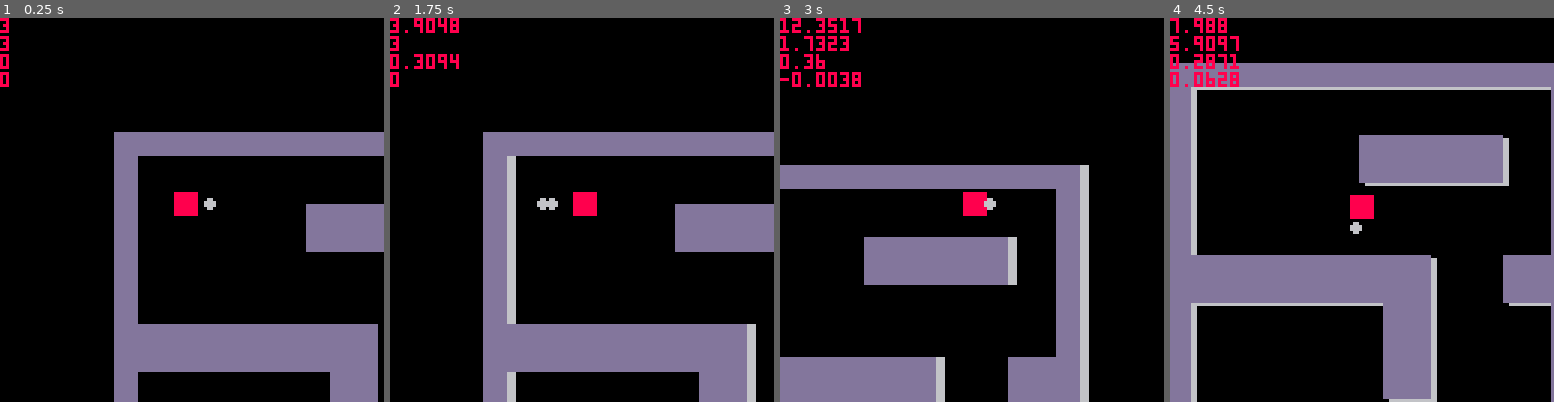
Above: before the commit, frames 1-4 (left to right).
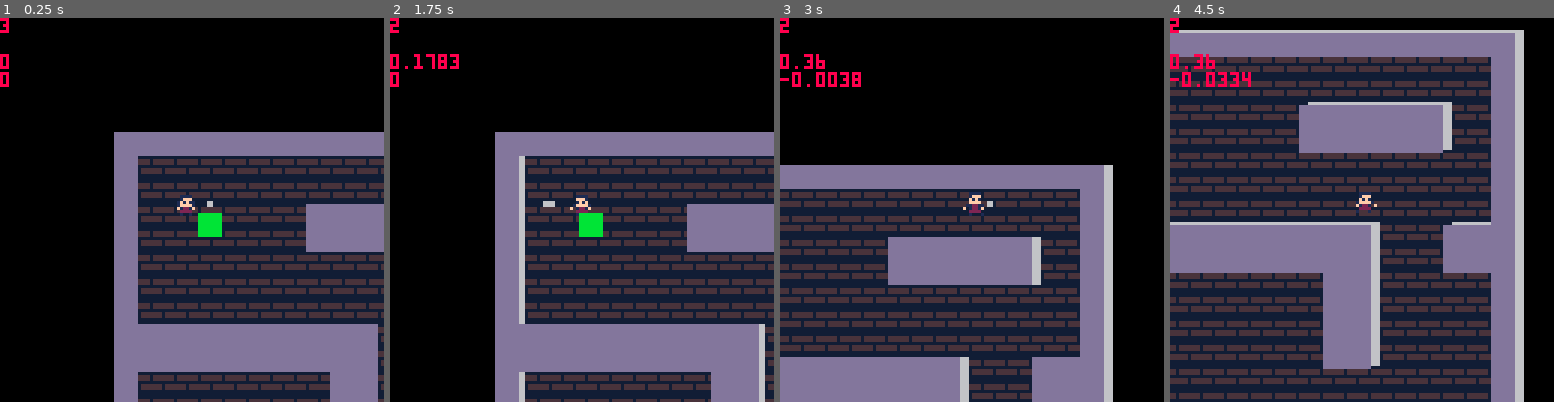
Above: after the commit, the same moments.

Repository: TripleADC/ZombiePico8
Game: PICO-8 cartridge zom8.p8
Two runs of this game, one before a commit and one after it. Both use one fixed random seed, a clock stepped at 60 frames per second and the inputs below.
Inputs:
- Up to frame 1 (0.25 s): no input
- Up to frame 2 (1.75 s): tap X (X key) at 0.33, 1.07 s; tap O (Z key) at 0.7, 1.7 s; hold Right from 1.6 s (still down)
- Up to frame 3 (3 s): tap X (X key) at 1.85, 2.97 s; release Right at 2.1 s; tap O (Z key) at 2.1, 2.5, 2.9 s; hold Up 2.15-2.42 s; hold Right from 2.47 s (still down)
- Up to frame 4 (4.5 s): release Right at 3.03 s; hold Left 3.08-3.58 s; tap O (Z key) at 3.3, 3.7, 4.1 s; hold Down 3.63-3.97 s; hold Right from 4.02 s (still down); tap X (X key) at 4.08 s

The runs differ from the first frame. In frame 1, 30% of the frame differs, in the area x 0-100%, y 4-100%; in frame 2, 36%; in frame 3, 39%; in frame 4, 85%, in the area x 0-100%, y 0-100%.

Commit message:
Added sprite animation for player
- Added secret pico8 colour palette

Diff:
--- a/zom8.p8
+++ b/zom8.p8
@@ -15,7 +15,7 @@
 
     --enemies init
     zombies={}
-    -- make_zombie(4,4)
+    make_zombie(4,4)
 
     --map init
     m=make_map()
@@ -29,6 +29,9 @@
 function _draw()
 
     cls()
+
+    pal(10, 1+128, 1)
+    pal(12, 5+128, 1)
 
 	map(0,0)
 
@@ -52,8 +55,9 @@
     end
 
     --debug
-	print(p.x,p.x*8-62,p.y*8-62,8)
-	print(p.y,p.x*8-62,p.y*8-56,8)
+    print(p.health,p.x*8-62,p.y*8-62,8)
+	-- print(p.x,p.x*8-62,p.y*8-62,8)
+	-- print(p.y,p.x*8-62,p.y*8-56,8)
 	print(p.dx,p.x*8-62,p.y*8-50,8)
 	print(p.dy,p.x*8-62,p.y*8-44,8)
 end
@@ -70,9 +74,19 @@
 
     --zombie
 	for zombie in all(zombies) do
+        -- player collide
         enemy_collide(p, zombie)
+
+        -- projectile collide
+        for projectile in all(proj) do
+            projectile_collide(zombie, projectile)
+        end
+
+        -- actions
         zombie:getPath()
 		zombie:control()
+
+
 	end
 
     for projectile in all(proj) do
@@ -87,7 +101,6 @@
     -- units are in tiles, where each tile is 8x8 pixels
     pl={
         -- fields
-        sp=1,
         x=x,
         y=y,
         w=0.45,
@@ -98,8 +111,14 @@
         max_dy=0.4,
         accel=0.1,
 
+        health = 3,
+
         invincible=false,
         invincible_frames=30,
+
+        sp=17,
+        sp_frames=0,
+        sp_flip=false,
 
         facing=1,
 
@@ -126,14 +145,14 @@
             end
 
             if btnp(🅾️) then
-                if p.facing == 1 then -- right
-                    make_projectile(p, 1, 0)
-                elseif p.facing == 2 then -- down
-                    make_projectile(p, 0, 1)
-                elseif p.facing == 3 then -- left
-                    make_projectile(p, -1, 0)
+                if self.facing == 1 then -- right
+                    make_projectile(self, 1, 0)
+                elseif self.facing == 2 then -- down
+                    make_projectile(self, 0, 1)
+                elseif self.facing == 3 then -- left
+                    make_projectile(self, -1, 0)
                 else -- up
-                    make_projectile(p, 0, -1)
+                    make_projectile(self, 0, -1)
                 end
             end
 
@@ -144,7 +163,50 @@
 
         draw=function(self)
             -- drawing self sprite
-            spr(self.sp,(self.x*8)-4,(self.y*8)-4)
+            self.sp_frames+=1
+            if(self.sp_frames == 30) then
+                self.sp_frames = 0
+            end
+
+            -- facing up or down
+            if(abs(self.dx) < 0.1 and abs(self.dy) < 0.1) then
+                if (self.sp_frames >= 15) then
+                    if(self.facing == 4) then
+                        self.sp = 22
+                    else
+                        self.sp = 18
+                    end
+                elseif (self.sp_frames >= 0) then
+                    if(self.facing == 4) then
+                        self.sp = 21
+                    else
+                        self.sp = 17
+                    end
+                end
+            else
+                if (self.sp_frames >= 15) then
+                    if(self.facing == 4) then
+                        self.sp = 24
+                    else
+                        self.sp = 20
+                    end
+                elseif (self.sp_frames >= 0) then
+                    if(self.facing == 4) then
+                        self.sp = 23
+                    else
+                        self.sp = 19
+                    end
+                end
+            end
+
+            -- facing left or right
+            if(self.facing == 3 or (self.dx < 0 and self.facing == 4)) then
+                self.sp_flip = true
+            else
+                self.sp_flip = false
+            end
+
+            spr(self.sp,(self.x*8)-4,(self.y*8)-4, 1, 1, self.sp_flip)
         end,
 
         update=function(self)
@@ -284,8 +346,8 @@
 		sp=49,
 		x=p.x,
 		y=p.y,
-		w=0.45,
-		h=0.45,
+		w=0.25,
+		h=0.25,
 		dx=pdx,
 		dy=pdy,
 
@@ -451,6 +513,7 @@
 function enemy_collide(p, z)
     if not p.invincible and detect_collide(p, z, 0.5) then
         p.invincible = true
+        p.health -= 1
 
         -- both going same direction, repel one
         local a = (p.dx > 0 and z.dx > 0) or (p.dx < 0 and z.dx < 0)
@@ -468,6 +531,13 @@
                 z.dy=0
             end
         end
+    end
+end
+
+function projectile_collide(z, p)
+    if detect_collide(p, z, 0.5) then
+        del(zombies, z)
+        del(proj, p)
     end
 end
 
@@ -545,25 +615,24 @@
 
 
 
-
 __gff__
 0000010001000000000000000000000000000000000000000000000000000000000000000000000000000000000000000000000000000000000000000000000000000000000000000000000000000000000000000000000000000000000000000000000000000000000000000000000000000000000000000000000000000000
 0000000000000000000000000000000000000000000000000000000000000000000000000000000000000000000000000000000000000000000000000000000000000000000000000000000000000000000000000000000000000000000000000000000000000000000000000000000000000000000000000000000000000000
 __map__
 0202020202020202020202020202020202000000000000000000000000000000000000000000000000000000000000000000000000000000000000000000000000000000000000000000000000000000000000000000000000000000000000000000000000000000000000000000000000000000000000000000000000000000
-0200000000000000000000000000000002000000000000000000000000000000000000000000000000000000000000000000000000000000000000000000000000000000000000000000000000000000000000000000000000000000000000000000000000000000000000000000000000000000000000000000000000000000
-0200000000000000000000000000000002000000000000000000000000000000000000000000000000000000000000000000000000000000000000000000000000000000000000000000000000000000000000000000000000000000000000000000000000000000000000000000000000000000000000000000000000000000
-0200000000000000020202020202000002000000000000000000000000000000000000000000000000000000000000000000000000000000000000000000000000000000000000000000000000000000000000000000000000000000000000000000000000000000000000000000000000000000000000000000000000000000
-0200000000000000020202020202000002000000000000000000000000000000000000000000000000000000000000000000000000000000000000000000000000000000000000000000000000000000000000000000000000000000000000000000000000000000000000000000000000000000000000000000000000000000
-0200000000000000000000000000000002000000000000000000000000000000000000000000000000000000000000000000000000000000000000000000000000000000000000000000000000000000000000000000000000000000000000000000000000000000000000000000000000000000000000000000000000000000
-0200000000000000000000000000000002000000000000000000000000000000000000000000000000000000000000000000000000000000000000000000000000000000000000000000000000000000000000000000000000000000000000000000000000000000000000000000000000000000000000000000000000000000
-0200000000000000000000000000000002000000000000000000000000000000000000000000000000000000000000000000000000000000000000000000000000000000000000000000000000000000000000000000000000000000000000000000000000000000000000000000000000000000000000000000000000000000
-0202020202020202020202000000020202000000000000000000000000000000000000000000000000000000000000000000000000000000000000000000000000000000000000000000000000000000000000000000000000000000000000000000000000000000000000000000000000000000000000000000000000000000
-0202020202020202020202000000020202000000000000000000000000000000000000000000000000000000000000000000000000000000000000000000000000000000000000000000000000000000000000000000000000000000000000000000000000000000000000000000000000000000000000000000000000000000
-0200000000000000000202000000000002000000000000000000000000000000000000000000000000000000000000000000000000000000000000000000000000000000000000000000000000000000000000000000000000000000000000000000000000000000000000000000000000000000000000000000000000000000
-0200000000000000000202000000000002000000000000000000000000000000000000000000000000000000000000000000000000000000000000000000000000000000000000000000000000000000000000000000000000000000000000000000000000000000000000000000000000000000000000000000000000000000
-0200000000000000000202000000000002000000000000000000000000000000000000000000000000000000000000000000000000000000000000000000000000000000000000000000000000000000000000000000000000000000000000000000000000000000000000000000000000000000000000000000000000000000
-0200000000000000000202000000000002000000000000000000000000000000000000000000000000000000000000000000000000000000000000000000000000000000000000000000000000000000000000000000000000000000000000000000000000000000000000000000000000000000000000000000000000000000
-0200000000000000000000000000000002000000000000000000000000000000000000000000000000000000000000000000000000000000000000000000000000000000000000000000000000000000000000000000000000000000000000000000000000000000000000000000000000000000000000000000000000000000
-0200000000000000000000000000000002000000000000000000000000000000000000000000000000000000000000000000000000000000000000000000000000000000000000000000000000000000000000000000000000000000000000000000000000000000000000000000000000000000000000000000000000000000
+0205050505050505050505050505050502000000000000000000000000000000000000000000000000000000000000000000000000000000000000000000000000000000000000000000000000000000000000000000000000000000000000000000000000000000000000000000000000000000000000000000000000000000
+0205050505050505050505050505050502000000000000000000000000000000000000000000000000000000000000000000000000000000000000000000000000000000000000000000000000000000000000000000000000000000000000000000000000000000000000000000000000000000000000000000000000000000
+0205050505050505020202020202050502000000000000000000000000000000000000000000000000000000000000000000000000000000000000000000000000000000000000000000000000000000000000000000000000000000000000000000000000000000000000000000000000000000000000000000000000000000
+0205050505050505020202020202050502000000000000000000000000000000000000000000000000000000000000000000000000000000000000000000000000000000000000000000000000000000000000000000000000000000000000000000000000000000000000000000000000000000000000000000000000000000
+0205050505050505050505050505050502000000000000000000000000000000000000000000000000000000000000000000000000000000000000000000000000000000000000000000000000000000000000000000000000000000000000000000000000000000000000000000000000000000000000000000000000000000
+0205050505050505050505050505050502000000000000000000000000000000000000000000000000000000000000000000000000000000000000000000000000000000000000000000000000000000000000000000000000000000000000000000000000000000000000000000000000000000000000000000000000000000
+0205050505050505050505050505050502000000000000000000000000000000000000000000000000000000000000000000000000000000000000000000000000000000000000000000000000000000000000000000000000000000000000000000000000000000000000000000000000000000000000000000000000000000
+0202020202020202020202050505020202000000000000000000000000000000000000000000000000000000000000000000000000000000000000000000000000000000000000000000000000000000000000000000000000000000000000000000000000000000000000000000000000000000000000000000000000000000
+0202020202020202020202050505020202000000000000000000000000000000000000000000000000000000000000000000000000000000000000000000000000000000000000000000000000000000000000000000000000000000000000000000000000000000000000000000000000000000000000000000000000000000
+0205050505050505050202050505050502000000000000000000000000000000000000000000000000000000000000000000000000000000000000000000000000000000000000000000000000000000000000000000000000000000000000000000000000000000000000000000000000000000000000000000000000000000
+0205050505050505050202050505050502000000000000000000000000000000000000000000000000000000000000000000000000000000000000000000000000000000000000000000000000000000000000000000000000000000000000000000000000000000000000000000000000000000000000000000000000000000
+0205050505050505050202050505050502000000000000000000000000000000000000000000000000000000000000000000000000000000000000000000000000000000000000000000000000000000000000000000000000000000000000000000000000000000000000000000000000000000000000000000000000000000
+0205050505050505050202050505050502000000000000000000000000000000000000000000000000000000000000000000000000000000000000000000000000000000000000000000000000000000000000000000000000000000000000000000000000000000000000000000000000000000000000000000000000000000
+0205050505050505050505050505050502000000000000000000000000000000000000000000000000000000000000000000000000000000000000000000000000000000000000000000000000000000000000000000000000000000000000000000000000000000000000000000000000000000000000000000000000000000
+0205050505050505050505050505050502000000000000000000000000000000000000000000000000000000000000000000000000000000000000000000000000000000000000000000000000000000000000000000000000000000000000000000000000000000000000000000000000000000000000000000000000000000
 0202020202020202020202020202020202000000000000000000000000000000000000000000000000000000000000000000000000000000000000000000000000000000000000000000000000000000000000000000000000000000000000000000000000000000000000000000000000000000000000000000000000000000
Not shown, changed: 20 lines of the sprite sheet (__gfx__) section of zom8.p8
